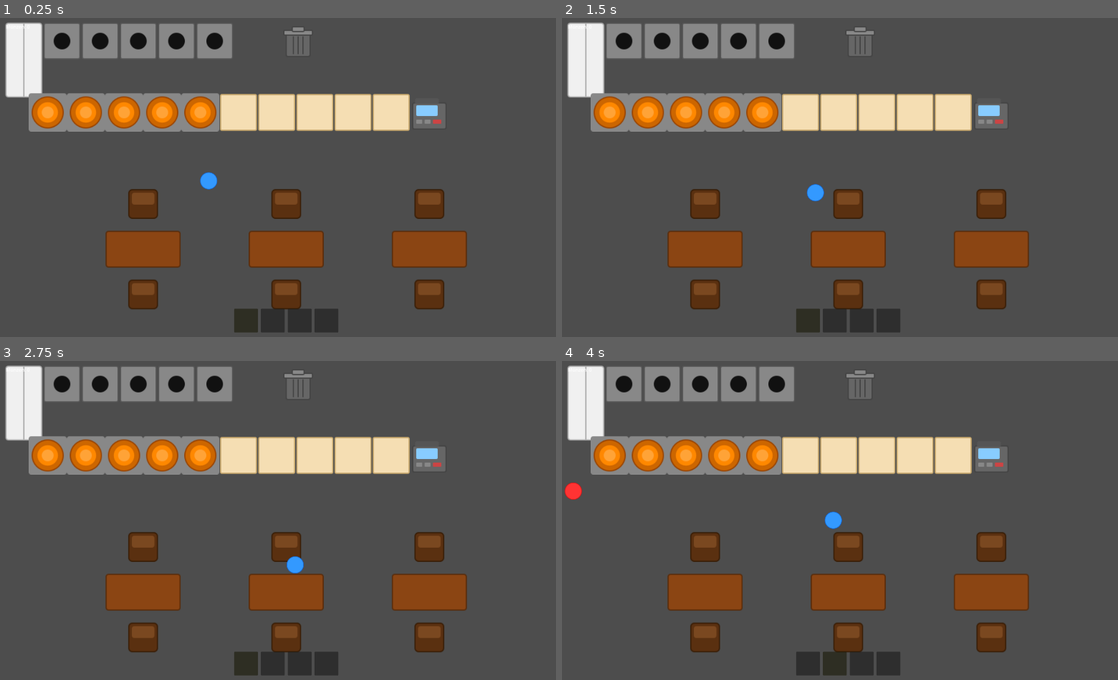
Above: before the commit, frames 1-4 (two rows, left to right).
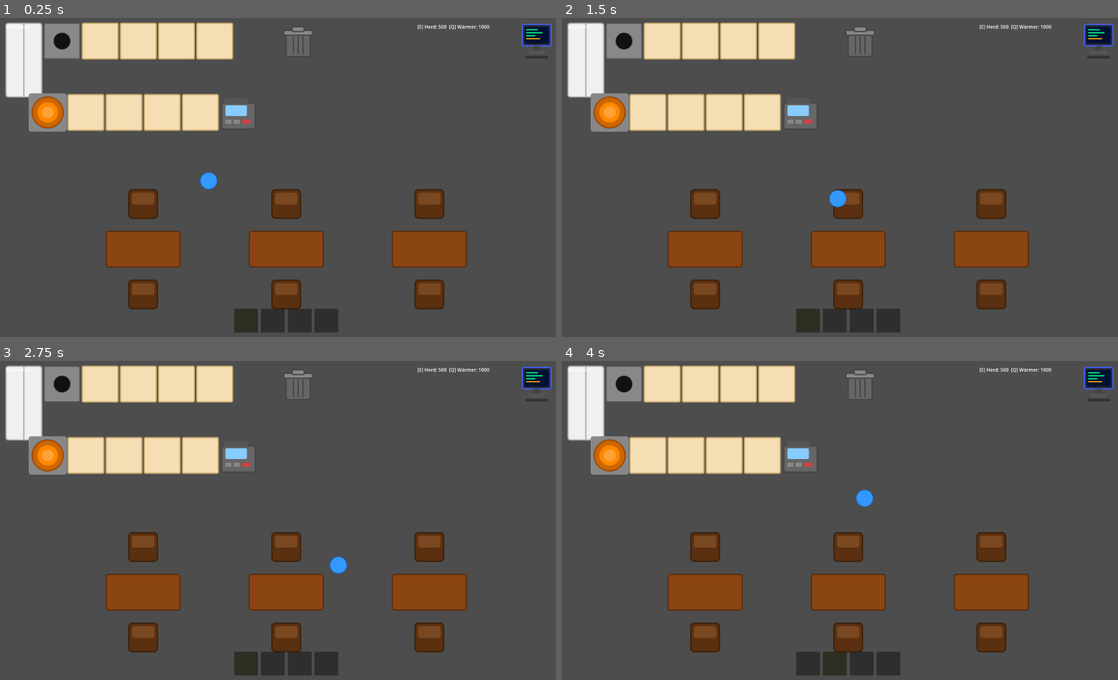
Above: after the commit, the same moments.

Repository: Grakvaloth/be-your-own-food
Game: Godot game, scene res://scenes/Main.tscn
The game is run twice, just before and just after one commit, with the same random seed, the same clock (stepped at 60 frames per second) and the same inputs.
Inputs (mouse positions are in pixels of both pictures, inside the frame that each line leads up to):
- Up to frame 1 (0.25 s): no input
- Up to frame 2 (1.5 s): tap Enter at 0.5 s; move the mouse to (973, 161) at 0.52 s; hold D (move_right) 0.53-1.28 s; tap E (interact) at 0.6 s; tap Q (interact_alt) at 0.8, 1.35 s; move the mouse to (734, 193) at 1.27 s; hold S (move_down) from 1.28 s (still down)
- Up to frame 3 (2.75 s): tap E (interact) at 1.55, 2.1 s; move the mouse to (344, 450) at 2.02 s; release S (move_down) at 2.03 s; hold D (move_right) from 2.03 s (still down); tap Q (interact_alt) at 2.3 s
- Up to frame 4 (4 s): move the mouse to (817, 584) at 2.77 s; release D (move_right) at 2.78 s; hold W (move_up) 2.78-3.53 s; tap Q (interact_alt) at 2.85, 3.8 s; tap E (interact) at 3.05 s; move the mouse to (1017, 568) at 3.52 s; hold A (move_left) from 3.53 s (still down); tap Mouse wheel down (scroll_down) at 3.6 s

The runs differ from the first frame. In frame 1, 11% of the frame differs, in the area x 11-100%, y 1-36%; in frame 2, 12%; in frame 3, 12%; in frame 4, 12%, in the area x 0-100%, y 1-53%.
Error after the commit: Parse Error: Cannot infer the type of "pos" variable because the value doesn't have a set type. (res://scripts/main.gd:129)

Commit message:
Add upgrade system, burger tweaks, bun on warmers, player speed boost
- UpgradeComputer (top right): E=buy next stove (500/1000/1500/2000),
  Q=buy next warming plate (1000/2000/3000/4000)
- Layout: 1 stove + 4 stove-upgrade counter slots in kitchen row
  1 warming plate + 4 warmer-upgrade counter slots in service row
- Counter slots replaced dynamically with Stove/WarmingPlate on purchase
- HUD UpgradeLabel shows current upgrade costs top right
- Queue positions updated to match cash register at x=800
- Burger cools 50% slower (9s instead of 6s) in player, counter, warming plate
- Burger sprite 50% larger (48x48 SVG, scale 1.35 on guest FoodSprite)
- Warming plates now accept buns
- Player speed 200 → 300

Co-Authored-By: Claude Sonnet 4.6 <noreply@anthropic.com>

Diff:
--- a/assets/burger.svg
+++ b/assets/burger.svg
@@ -1,7 +1,7 @@
-<svg xmlns="http://www.w3.org/2000/svg" width="32" height="32">
-  <ellipse cx="16" cy="28" rx="13" ry="5" fill="#eee" stroke="#bbb" stroke-width="1"/>
-  <ellipse cx="16" cy="24" rx="12" ry="4" fill="#c8860a" stroke="#8b5a00" stroke-width="1"/>
-  <rect x="5" y="18" width="22" height="5" fill="#8b2500" rx="1"/>
-  <ellipse cx="16" cy="14" rx="12" ry="6" fill="#e8a020" stroke="#8b5a00" stroke-width="1"/>
-  <ellipse cx="16" cy="12" rx="9" ry="4" fill="#f0b030" opacity="0.6"/>
+<svg xmlns="http://www.w3.org/2000/svg" width="48" height="48">
+  <ellipse cx="24" cy="42" rx="20" ry="7" fill="#eee" stroke="#bbb" stroke-width="1.5"/>
+  <ellipse cx="24" cy="36" rx="18" ry="6" fill="#c8860a" stroke="#8b5a00" stroke-width="1.5"/>
+  <rect x="7" y="27" width="34" height="7" fill="#8b2500" rx="1.5"/>
+  <ellipse cx="24" cy="21" rx="18" ry="9" fill="#e8a020" stroke="#8b5a00" stroke-width="1.5"/>
+  <ellipse cx="24" cy="18" rx="14" ry="5" fill="#f0b030" opacity="0.6"/>
 </svg>
--- /dev/null
+++ b/assets/upgrade_computer.svg
@@ -0,0 +1,11 @@
+<svg xmlns="http://www.w3.org/2000/svg" width="64" height="64">
+  <rect x="8" y="4" width="48" height="36" fill="#2a2a3a" stroke="#4466ff" stroke-width="2" rx="3"/>
+  <rect x="12" y="8" width="40" height="28" fill="#001133" rx="2"/>
+  <rect x="14" y="12" width="20" height="2" fill="#00ff88" rx="1"/>
+  <rect x="14" y="17" width="28" height="2" fill="#00ff88" rx="1"/>
+  <rect x="14" y="22" width="16" height="2" fill="#00ff88" rx="1"/>
+  <rect x="14" y="27" width="24" height="2" fill="#ffaa00" rx="1"/>
+  <rect x="26" y="40" width="12" height="8" fill="#444" rx="1"/>
+  <rect x="18" y="48" width="28" height="6" fill="#555" rx="2"/>
+  <rect x="12" y="56" width="40" height="6" fill="#333" stroke="#555" stroke-width="1" rx="2"/>
+</svg>
--- a/scenes/Guest.tscn
+++ b/scenes/Guest.tscn
@@ -51,7 +51,7 @@
 
 [node name="FoodSprite" type="Sprite2D" parent="."]
 position = Vector2(0, 42)
-scale = Vector2(0.9, 0.9)
+scale = Vector2(1.35, 1.35)
 texture = ExtResource("6_guest1")
 visible = false
 
--- a/scenes/Main.tscn
+++ b/scenes/Main.tscn
@@ -10,6 +10,7 @@
 [ext_resource type="PackedScene" path="res://scenes/Trash.tscn" id="8_main1"]
 [ext_resource type="PackedScene" path="res://scenes/CashRegister.tscn" id="9_main1"]
 [ext_resource type="PackedScene" path="res://scenes/WarmingPlate.tscn" id="10_main1"]
+[ext_resource type="PackedScene" path="res://scenes/UpgradeComputer.tscn" id="11_main1"]
 
 [sub_resource type="RectangleShape2D" id="RectangleShape2D_fridge"]
 size = Vector2(64, 128)
@@ -41,19 +42,19 @@
 position = Vector2(208, 80)
 scale = Vector2(2, 2)
 
-[node name="Stove2" parent="." instance=ExtResource("2_main1")]
+[node name="StoveSlot1" parent="." instance=ExtResource("7_main1")]
 position = Vector2(336, 80)
 scale = Vector2(2, 2)
 
-[node name="Stove3" parent="." instance=ExtResource("2_main1")]
+[node name="StoveSlot2" parent="." instance=ExtResource("7_main1")]
 position = Vector2(464, 80)
 scale = Vector2(2, 2)
 
-[node name="Stove4" parent="." instance=ExtResource("2_main1")]
+[node name="StoveSlot3" parent="." instance=ExtResource("7_main1")]
 position = Vector2(592, 80)
 scale = Vector2(2, 2)
 
-[node name="Stove5" parent="." instance=ExtResource("2_main1")]
+[node name="StoveSlot4" parent="." instance=ExtResource("7_main1")]
 position = Vector2(720, 80)
 scale = Vector2(2, 2)
 
@@ -61,48 +62,32 @@
 position = Vector2(1000, 80)
 scale = Vector2(2, 2)
 
+[node name="UpgradeComputer" parent="." instance=ExtResource("11_main1")]
+position = Vector2(1800, 80)
+scale = Vector2(2, 2)
+
 [node name="WarmingPlate1" parent="." instance=ExtResource("10_main1")]
 position = Vector2(160, 320)
 scale = Vector2(2, 2)
 
-[node name="WarmingPlate2" parent="." instance=ExtResource("10_main1")]
+[node name="WarmerSlot1" parent="." instance=ExtResource("7_main1")]
 position = Vector2(288, 320)
 scale = Vector2(2, 2)
 
-[node name="WarmingPlate3" parent="." instance=ExtResource("10_main1")]
+[node name="WarmerSlot2" parent="." instance=ExtResource("7_main1")]
 position = Vector2(416, 320)
 scale = Vector2(2, 2)
 
-[node name="WarmingPlate4" parent="." instance=ExtResource("10_main1")]
+[node name="WarmerSlot3" parent="." instance=ExtResource("7_main1")]
 position = Vector2(544, 320)
 scale = Vector2(2, 2)
 
-[node name="WarmingPlate5" parent="." instance=ExtResource("10_main1")]
+[node name="WarmerSlot4" parent="." instance=ExtResource("7_main1")]
 position = Vector2(672, 320)
 scale = Vector2(2, 2)
 
-[node name="Counter1" parent="." instance=ExtResource("7_main1")]
+[node name="CashRegister" parent="." instance=ExtResource("9_main1")]
 position = Vector2(800, 320)
-scale = Vector2(2, 2)
-
-[node name="Counter2" parent="." instance=ExtResource("7_main1")]
-position = Vector2(928, 320)
-scale = Vector2(2, 2)
-
-[node name="Counter3" parent="." instance=ExtResource("7_main1")]
-position = Vector2(1056, 320)
-scale = Vector2(2, 2)
-
-[node name="Counter4" parent="." instance=ExtResource("7_main1")]
-position = Vector2(1184, 320)
-scale = Vector2(2, 2)
-
-[node name="Counter5" parent="." instance=ExtResource("7_main1")]
-position = Vector2(1312, 320)
-scale = Vector2(2, 2)
-
-[node name="CashRegister" parent="." instance=ExtResource("9_main1")]
-position = Vector2(1440, 320)
 scale = Vector2(2, 2)
 
 [node name="Table1" parent="." instance=ExtResource("1_main1")]
@@ -128,3 +113,10 @@
 offset_right = 300.0
 offset_bottom = 60.0
 text = "Münzen: 0"
+
+[node name="UpgradeLabel" type="Label" parent="HUD"]
+offset_left = 1400.0
+offset_top = 20.0
+offset_right = 1900.0
+offset_bottom = 60.0
+text = "[E] Herd: 500  [Q] Wärmer: 1000"
--- /dev/null
+++ b/scenes/UpgradeComputer.tscn
@@ -0,0 +1,18 @@
+[gd_scene load_steps=4 format=3]
+
+[ext_resource type="Texture2D" path="res://assets/upgrade_computer.svg" id="1_uc"]
+[ext_resource type="Script" path="res://scripts/upgrade_computer.gd" id="2_uc"]
+
+[sub_resource type="RectangleShape2D" id="RectangleShape2D_uc"]
+size = Vector2(64, 64)
+
+[node name="UpgradeComputer" type="StaticBody2D"]
+collision_layer = 2
+collision_mask = 0
+script = ExtResource("2_uc")
+
+[node name="Sprite2D" type="Sprite2D" parent="."]
+texture = ExtResource("1_uc")
+
+[node name="CollisionShape2D" type="CollisionShape2D" parent="."]
+shape = SubResource("RectangleShape2D_uc")
--- a/scripts/counter.gd
+++ b/scripts/counter.gd
@@ -18,8 +18,11 @@
 	_sprite.visible = false
 
 func _process(delta: float) -> void:
-	if _item in ["food_cooked", "burger"]:
+	if _item == "food_cooked":
 		_temp = maxf(0.0, _temp - delta * COOL_RATE)
+		_update_sprite()
+	elif _item == "burger":
+		_temp = maxf(0.0, _temp - delta * (COOL_RATE * 2.0 / 3.0))
 		_update_sprite()
 
 func _find_combine_item(player: CharacterBody2D) -> String:
@@ -67,6 +70,7 @@
 func _update_sprite() -> void:
 	_sprite.texture = _textures.get(_item, null)
 	_sprite.visible = _item != ""
+	_sprite.scale = Vector2(1.05, 1.05) if _item == "burger" else Vector2(0.7, 0.7)
 	if _item in ["food_cooked", "burger"]:
 		_sprite.modulate = _temp_color(_temp)
 	else:
--- a/scripts/main.gd
+++ b/scripts/main.gd
@@ -4,11 +4,11 @@
 const MAX_GUESTS := 6
 const POINTS_PER_GUEST := 100
 const QUEUE_POSITIONS := [
-	Vector2(1440, 440),
-	Vector2(1260, 440),
-	Vector2(1080, 440),
-	Vector2(900, 440),
-	Vector2(720, 440),
+	Vector2(800, 440),
+	Vector2(620, 440),
+	Vector2(440, 440),
+	Vector2(260, 440),
+	Vector2(80, 440),
 ]
 
 var score := 0
@@ -16,6 +16,11 @@
 var _queue: Array = []
 var _free_seats: Array = []
 var _spawn_timer := 3.0
+
+var _stove_upgrade_slots: Array = []
+var _warmer_upgrade_slots: Array = []
+var _stoves_purchased := 0
+var _warmers_purchased := 0
 
 func _ready() -> void:
 	_free_seats = [
@@ -26,7 +31,9 @@
 		$Table3/SeatPoint_Top,
 		$Table3/SeatPoint_Bottom,
 	]
-	$HUD/ScoreLabel.text = "Münzen: 0"
+	_stove_upgrade_slots = [$StoveSlot1, $StoveSlot2, $StoveSlot3, $StoveSlot4]
+	_warmer_upgrade_slots = [$WarmerSlot1, $WarmerSlot2, $WarmerSlot3, $WarmerSlot4]
+	_update_hud()
 
 func _process(delta: float) -> void:
 	var queue_full := _queue.size() >= QUEUE_POSITIONS.size()
@@ -68,11 +75,11 @@
 
 func guest_served(guest: CharacterBody2D) -> void:
 	score += POINTS_PER_GUEST
-	$HUD/ScoreLabel.text = "Münzen: " + str(score)
 	if guest.assigned_seat != null:
 		_free_seats.append(guest.assigned_seat)
 	_guests.erase(guest)
 	guest.queue_free()
+	_update_hud()
 
 func guest_left_early(guest: CharacterBody2D) -> void:
 	if _queue.has(guest):
@@ -85,3 +92,59 @@
 		_free_seats.append(guest.assigned_seat)
 	_guests.erase(guest)
 	guest.queue_free()
+
+func get_stove_upgrade_cost() -> int:
+	if _stoves_purchased >= _stove_upgrade_slots.size():
+		return -1
+	return (_stoves_purchased + 1) * 500
+
+func get_warmer_upgrade_cost() -> int:
+	if _warmers_purchased >= _warmer_upgrade_slots.size():
+		return -1
+	return (_warmers_purchased + 1) * 1000
+
+func buy_stove_upgrade() -> bool:
+	var cost := get_stove_upgrade_cost()
+	if cost < 0 or score < cost:
+		return false
+	score -= cost
+	var slot: Node = _stove_upgrade_slots[_stoves_purchased]
+	_replace_with_stove(slot)
+	_stoves_purchased += 1
+	_update_hud()
+	return true
+
+func buy_warmer_upgrade() -> bool:
+	var cost := get_warmer_upgrade_cost()
+	if cost < 0 or score < cost:
+		return false
+	score -= cost
+	var slot: Node = _warmer_upgrade_slots[_warmers_purchased]
+	_replace_with_warmer(slot)
+	_warmers_purchased += 1
+	_update_hud()
+	return true
+
+func _replace_with_stove(slot: Node) -> void:
+	var pos := slot.global_position
+	slot.queue_free()
+	var stove: Node = preload("res://scenes/Stove.tscn").instantiate()
+	stove.scale = Vector2(2, 2)
+	add_child(stove)
+	stove.global_position = pos
+
+func _replace_with_warmer(slot: Node) -> void:
+	var pos := slot.global_position
+	slot.queue_free()
+	var warmer: Node = preload("res://scenes/WarmingPlate.tscn").instantiate()
+	warmer.scale = Vector2(2, 2)
+	add_child(warmer)
+	warmer.global_position = pos
+
+func _update_hud() -> void:
+	$HUD/ScoreLabel.text = "Münzen: " + str(score)
+	var sc := get_stove_upgrade_cost()
+	var wc := get_warmer_upgrade_cost()
+	var sl := "[E] Herd: %s" % (str(sc) if sc >= 0 else "MAX")
+	var wl := "  [Q] Wärmer: %s" % (str(wc) if wc >= 0 else "MAX")
+	$HUD/UpgradeLabel.text = sl + wl
--- a/scripts/player.gd
+++ b/scripts/player.gd
@@ -1,6 +1,6 @@
 extends CharacterBody2D
 
-const SPEED := 200.0
+const SPEED := 300.0
 const INVENTORY_SIZE := 4
 const TEMP_THRESHOLD := 1.0 / 3.0
 
@@ -38,8 +38,10 @@
 	velocity = Input.get_vector("move_left", "move_right", "move_up", "move_down") * SPEED
 	move_and_slide()
 	for i in INVENTORY_SIZE:
-		if inventory[i] in ["food_cooked", "burger"]:
+		if inventory[i] == "food_cooked":
 			_temps[i] = maxf(0.0, _temps[i] - delta / 6.0)
+		elif inventory[i] == "burger":
+			_temps[i] = maxf(0.0, _temps[i] - delta / 9.0)
 	if Input.is_action_just_pressed("interact"):
 		_interact()
 	if Input.is_action_just_pressed("interact_alt"):
--- /dev/null
+++ b/scripts/upgrade_computer.gd
@@ -0,0 +1,15 @@
+extends StaticBody2D
+
+func can_interact(player: CharacterBody2D) -> bool:
+	var cost := get_parent().get_stove_upgrade_cost()
+	return cost >= 0 and get_parent().score >= cost
+
+func on_player_interact(_player: CharacterBody2D) -> void:
+	get_parent().buy_stove_upgrade()
+
+func can_interact_alt(player: CharacterBody2D) -> bool:
+	var cost := get_parent().get_warmer_upgrade_cost()
+	return cost >= 0 and get_parent().score >= cost
+
+func on_player_interact_alt(_player: CharacterBody2D) -> void:
+	get_parent().buy_warmer_upgrade()
--- a/scripts/warming_plate.gd
+++ b/scripts/warming_plate.gd
@@ -13,6 +13,7 @@
 	_textures = {
 		"food_cooked": load("res://assets/food_cooked.svg"),
 		"burger": load("res://assets/burger.svg"),
+		"bun": load("res://assets/bun.svg"),
 	}
 	_sprite.visible = false
 
@@ -24,7 +25,7 @@
 func can_interact(player: CharacterBody2D) -> bool:
 	if _item != "":
 		return not player.inventory_full()
-	return player.has_item("food_cooked") or player.has_item("burger")
+	return player.has_item("food_cooked") or player.has_item("burger") or player.has_item("bun")
 
 func on_player_interact(player: CharacterBody2D) -> void:
 	if _item != "":
@@ -42,10 +43,16 @@
 		_item = "burger"
 		_temp = player.last_taken_temp
 		_update_sprite()
+	elif player.has_item("bun"):
+		player.take_item("bun")
+		_item = "bun"
+		_temp = 1.0
+		_update_sprite()
 
 func _update_sprite() -> void:
 	_sprite.texture = _textures.get(_item, null)
 	_sprite.visible = _item != ""
+	_sprite.scale = Vector2(1.05, 1.05) if _item == "burger" else Vector2(0.7, 0.7)
 	if _item in ["food_cooked", "burger"]:
 		_sprite.modulate = _temp_color(_temp)
 	else:
Not shown: 1 places in scenes/Main.tscn that only renumber resources
